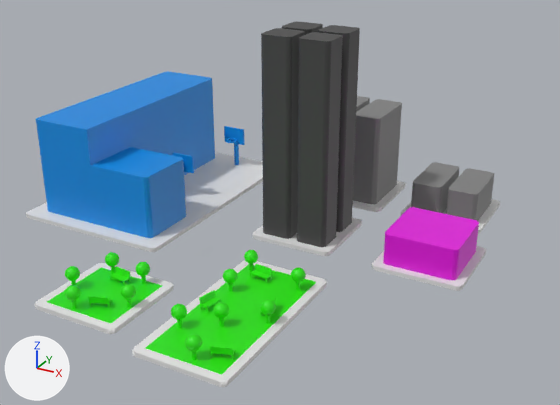
Before and after pictures for a commit that changed the Blender file 3D_Models/Blender/Models.blend.
Both versions are drawn from a 50 mm lens placed at (3.74, -7.49, 4.03), pointed at (-0.26, -0.22, 0.4). The axes (+X, +Y, +Z) are drawn at lower left. The lights are the same throughout.

In view in the first picture: 'ABloc_1x1', 'APlex_1x1', 'GStore_1x1', 'Park_1x1', 'Park_1x2', 'School_2x3', 'Work_1x1'.
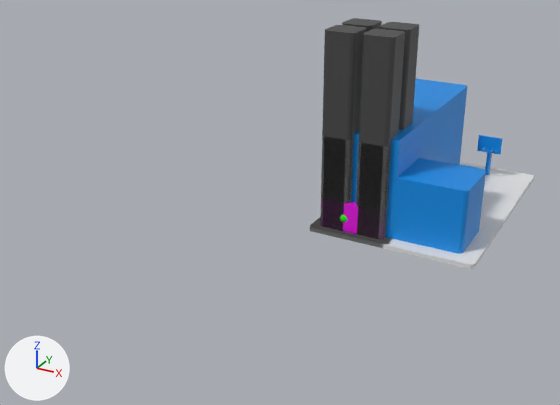
The change, as a diff of the scene's bpy script:
```diff
--- a/3D_Models/Blender/Models.blend.py
+++ b/3D_Models/Blender/Models.blend.py
@@ ob_school_2x3 @@
 ob_school_2x3 = bpy.data.objects.new('School_2x3', me_cube_001)
-ob_school_2x3.location = (-2.255, 0.152, 0.0)
+ob_school_2x3.location = (1.0, 1.5, 0.0)
 _m = ob_school_2x3.modifiers.new('Bevel', 'BEVEL')
@@ ob_gstore_1x1 @@
 ob_gstore_1x1 = bpy.data.objects.new('GStore_1x1', me_cube_002)
-ob_gstore_1x1.location = (1.52, -0.03, 0.0)
+ob_gstore_1x1.location = (0.5, 0.5, 0.0)
 _m = ob_gstore_1x1.modifiers.new('Bevel', 'BEVEL')
@@ ob_abloc_1x1 @@
 ob_abloc_1x1 = bpy.data.objects.new('ABloc_1x1', me_cube_005)
-ob_abloc_1x1.location = (0.041, 1.388, 0.0)
+ob_abloc_1x1.location = (0.5, 0.5, 0.0)
 _m = ob_abloc_1x1.modifiers.new('Bevel', 'BEVEL')
@@ ob_park_1x1 @@
 ob_park_1x1 = bpy.data.objects.new('Park_1x1', me_cube_006)
-ob_park_1x1.location = (-1.08, -2.375, 0.0)
+ob_park_1x1.location = (0.5, 0.5, 0.0)
 _m = ob_park_1x1.modifiers.new('Bevel', 'BEVEL')
@@ ob_park_1x2 @@
 ob_park_1x2 = bpy.data.objects.new('Park_1x2', me_cube_009)
-ob_park_1x2.location = (0.268, -2.043, 0.0)
+ob_park_1x2.location = (0.5, 1.0, 0.0)
 _m = ob_park_1x2.modifiers.new('Bevel', 'BEVEL')
@@ ob_work_1x1 @@
 ob_work_1x1 = bpy.data.objects.new('Work_1x1', me_cube_010)
-ob_work_1x1.location = (0.0, 0.0, 0.0)
+ob_work_1x1.location = (0.5, 0.5, 0.0)
 _m = ob_work_1x1.modifiers.new('Bevel', 'BEVEL')
```

Location of each change, [x1, y1, x2, y2] in pixels of the pictures (560 x 405 px):
'School_2x3', moved
    before: [26, 72, 263, 252]
    after: [310, 79, 534, 269]
'Work_1x1', moved
    before: [252, 21, 362, 256]
    after: [312, 18, 419, 243]
'Park_1x2', moved
    before: [132, 250, 327, 387]
    after: [310, 219, 392, 248]
'GStore_1x1', moved
    before: [372, 207, 486, 291]
    after: [315, 199, 388, 241]
'ABloc_1x1', moved
    before: [352, 96, 406, 212]
    after: [317, 135, 391, 243]
'Park_1x1', moved
    before: [35, 252, 174, 334]
    after: [315, 215, 391, 243]
'APlex_1x1', unchanged, covered by the edit
    before: [401, 162, 500, 234]
    after: [320, 196, 387, 238]
